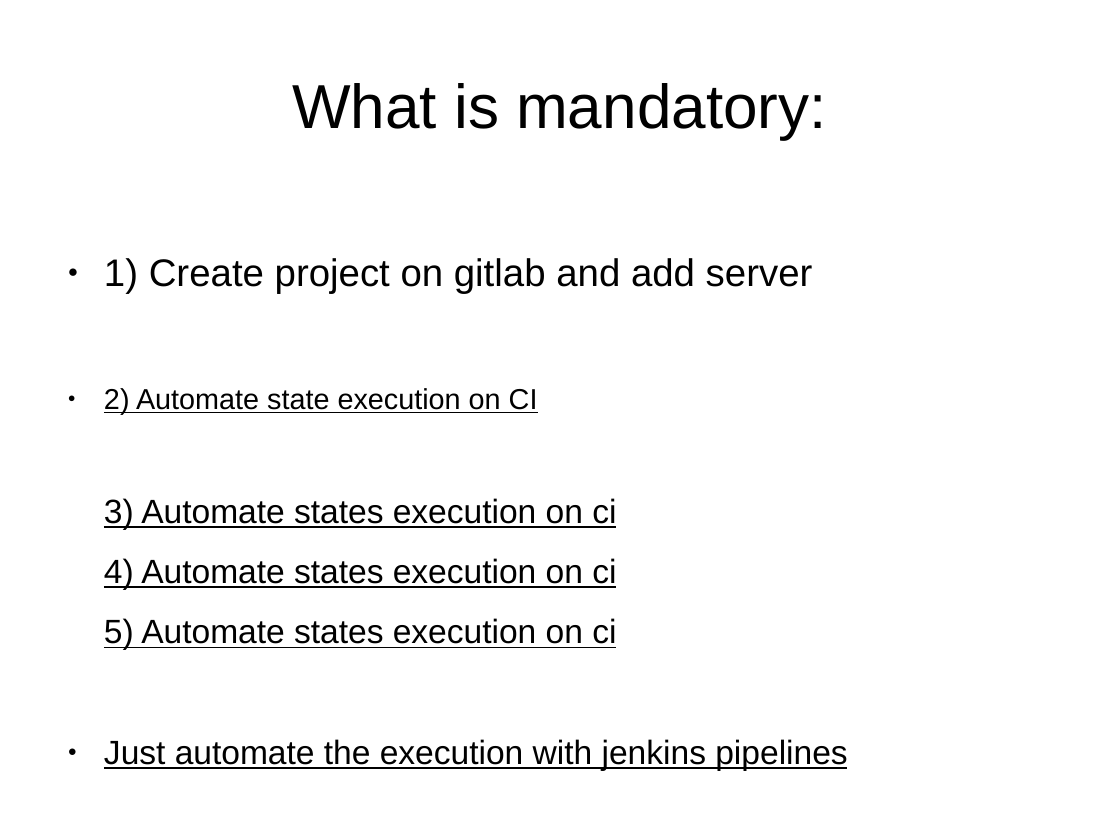
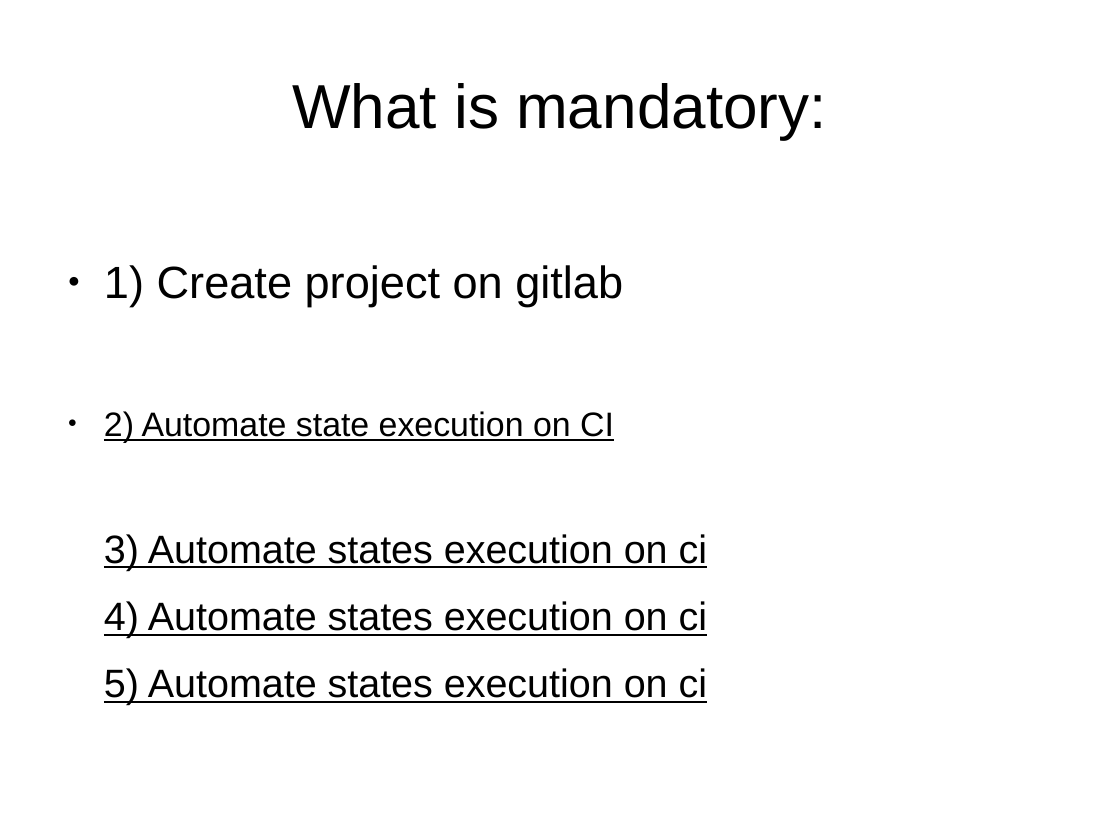
Before and after one commit to MalloZup/presentations, a slide deck: slide 8 of 2018/salt-ssh/salt-ssh.odp (slide 11 before the commit). Drawn at 1120x840 pixels with LibreOffice and Linux fonts; fonts in the diff are those of the drawing. Boxes give left, top, right and bottom in pixels: in the first picture for what was removed or moved away, otherwise in the second. Text is boxed around its words. In the diff, an @@ line names an element or a change of style, - is before the commit and + after.

Commit message:
change fonts etc

```diff
--- a/2018/salt-ssh/salt-ssh.odp
+++ b/2018/salt-ssh/salt-ssh.odp
@@ text at bbox=[104, 265, 623, 307]: text changed; size 27.2 to 32 pt @@
-● 1) Create project on gitlab and add server
+● 1) Create project on gitlab
@@ text at bbox=[104, 411, 708, 705]: size 20.4 to 24 pt in "2) Automate state execution on CI"; size 23.8 to 28 pt in "3) Automate states execution on ci", "4) Automate states execution on ci", "5) Automate states execution on ci" @@
@@ text at bbox=[104, 739, 847, 770]: paragraph removed @@
-● Just automate the execution with jenkins pipelines
```
Also in this commit, not shown: 5 other slides changed, 7 slides added, 5 slides removed.
